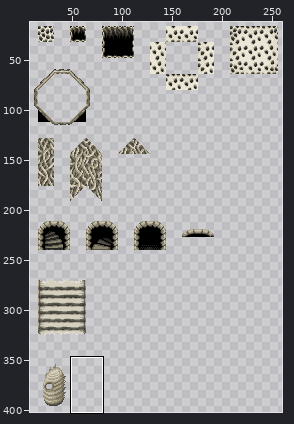
Two states of a sprite sheet, public/gfx/tiles/vanara.png. The picture above shows the old version from afar; the outline marks the close-up.
Close-up. Old version:
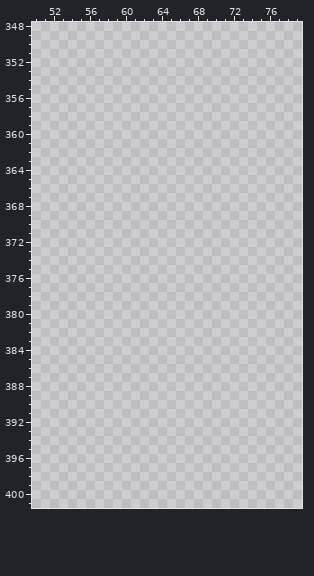
The file is 272x416 pixels. Colours within 5 levels of each other are drawn and written as one. Shown: x 50..79, y 348..401. The wide view leaves out empty margins.
New version:
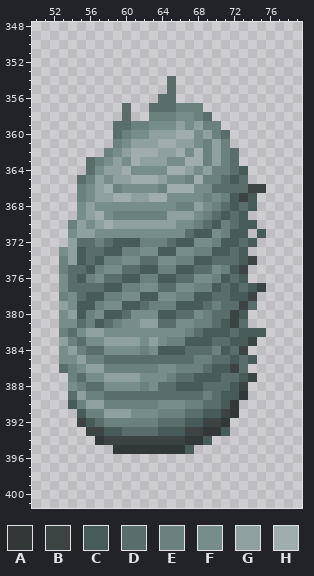
Palette (. is transparent): A #323737  B #3b4343  C #475b5a  D #596d6d  E #6a8180  F #768d8c  G #8ea0a0  H #9fadad
Diff:
y 354..355: x 65 . -> D
y 356: x 64..65 .. -> DD
y 357: x 60 . -> D; x 63..68 ...... -> DDDEEE
y 358: x 60 . -> D; x 63..69 ....... -> EEEFFED
y 359: x 59..70 ............ -> DDEEFFFGFGEE
y 360: x 59..71 ............. -> DEFFGGGHHFGED
y 361: x 59..71 ............. -> EFGGGHHGGFEGE
y 362: x 58..72 ............... -> EFGHHHGGHFHEGED
y 363: x 56..72 ................. -> DEFGFHGGGFFHHEGED
y 364: x 56..73 .................. -> DFGGHFFFFHHGFGEEDC
y 365: x 55..73 ................... -> DEGFGGHHHGFFEHEEDCD
y 366: x 55..75 ..................... -> EFGHEFFFFEHHHFFDDDDBB
y 367: x 55..74 .................... -> EFGGHHGGHHFFFFEFECBC
y 368: x 55..74 .................... -> FGFFFFFFFFFEEGFEDCDC
y 369: x 55..73 ................... -> FGHFEEEEEEGGGFEDCDC
y 370: x 54..74 ..................... -> EGFGHGGGGGGGFFEDCEDCC
y 371: x 54..73 .................... -> FGGFFFFFFFFFFDCCFECC; x 75 . -> C
y 372: x 54..74 ..................... -> GDDEDCCCEEEDCCFFECCDC
y 373: x 53..73 ..................... -> FGCDDCCEEFFCCFFEECCDC
y 374: x 53..74 ...................... -> EGCDCEEFFDDFFEECCDDDCB
y 375: x 53..73 ..................... -> EDDCEFFDDCCEECCDDFECB
y 376: x 53..73 ..................... -> FDCEFDDCCEECCDDFFECDC
y 377: x 53..75 ....................... -> FDDDDCCEEFFDDFFEECDCDCB
y 378: x 53..74 ...................... -> EFDCCEEFFCCFFEECCDDCCB
y 379: x 53..74 ...................... -> GFCCEFFCCDEEECCCDEDDBD
y 380: x 53..73 ..................... -> FGCEFCCDFFFCCDDFEDDBC
y 381: x 53..73 ..................... -> FFDECDEFFGGDDFFEEDCBD
y 382: x 53..75 ....................... -> EDFGGFFFFFFFFFEDCCCDCCC
y 383: x 53..74 ...................... -> GEDFFGGGGFGFEECCCDDCCB
y 384: x 53..73 ..................... -> FGEDDFFFFEFCCCDDDECDB
y 385: x 53..74 ...................... -> FFGEEDDDDDDDDDDEEDDCDC
y 386: x 53..73 ..................... -> DEFGGEEEEEEFFEEEDCCBD
y 387: x 54..74 ..................... -> EDFFGGGGFFFEDDCCCDDCB
y 388: x 54..73 .................... -> FEDDFFFFEFDDCCCDDDCB
y 389: x 54..73 .................... -> DGEEDDDDDDDDDDDEDCCA
y 390: x 54..72 ................... -> CEGGEEEEEEFFFEEDDCA
y 391: x 55..72 .................. -> CEEGGGFFFEEEDDCCBA
y 392: x 55..71 ................. -> BCDEEEEEEDDDCCBBA
y 393: x 56..71 ................ -> BBCCDDDDCCCBBAAC
y 394: x 57..69 ............. -> ABBBBBBBBBAAC
y 395: x 59..67 ......... -> AAAAAAAAC
